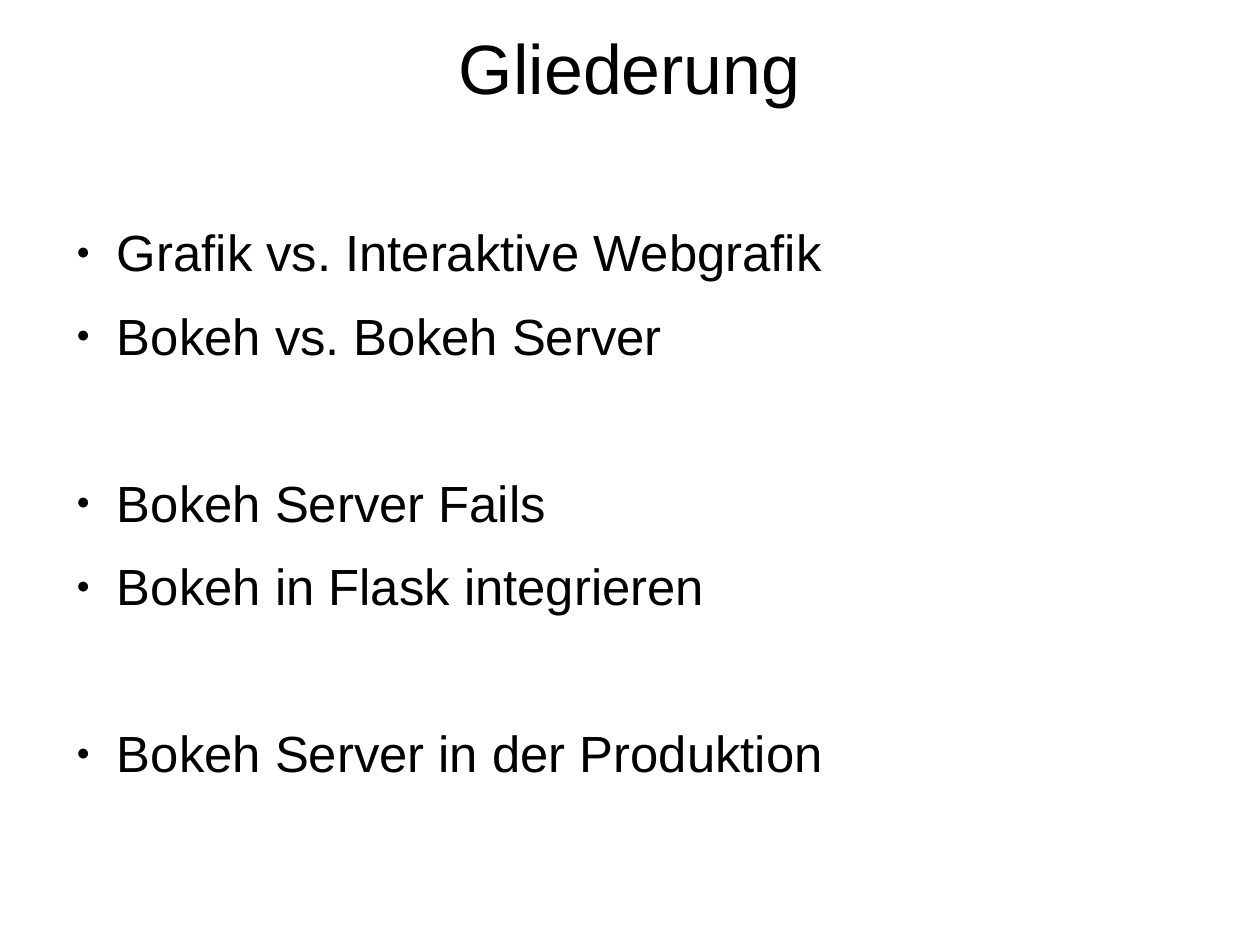
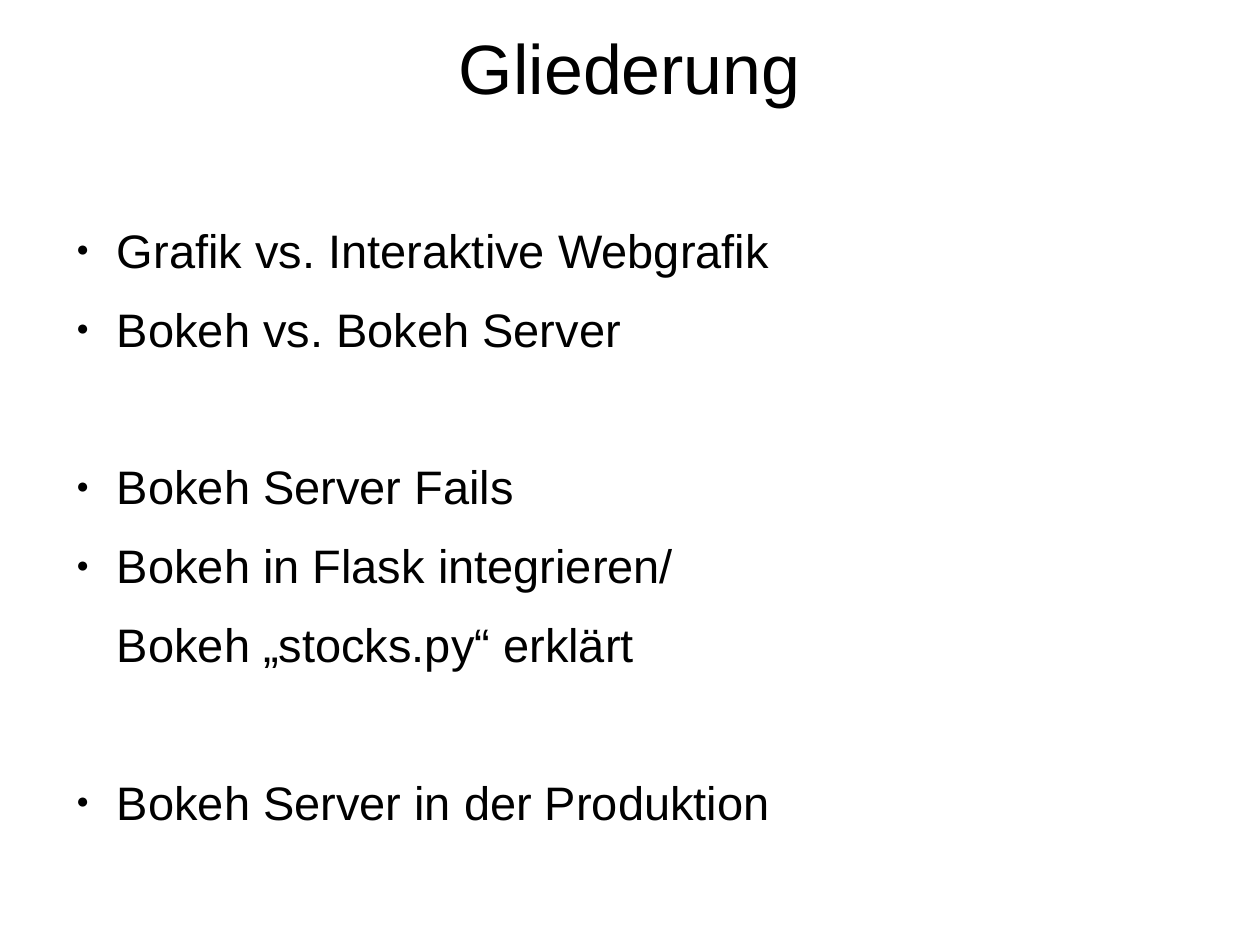
Before and after one commit to Inqbus/python_summit, a slide deck: slide 5 of vortrag/bokeh_sandra.odp (slide 3 before the commit). Drawn at 1260x945 pixels with LibreOffice and Linux fonts; fonts in the diff are those of the drawing. Boxes give left, top, right and bottom in pixels: in the first picture for what was removed or moved away, otherwise in the second. Text is boxed around its words. In the diff, an @@ line names an element or a change of style, - is before the commit and + after.

```diff
--- a/vortrag/bokeh_sandra.odp
+++ b/vortrag/bokeh_sandra.odp
@@ text at bbox=[117, 234, 770, 821]: size 32 to 29.6 pt in "Grafik vs. Interaktive Webgrafik", "Bokeh vs. Bokeh Server", "Bokeh Server Fails", "Bokeh Server in der Produktion" @@
@@ text at bbox=[117, 549, 673, 671]: text changed; size 32 to 29.6 pt @@
-● Bokeh in Flask integrieren
+● Bokeh in Flask integrieren/
+Bokeh „stocks.py“ erklärt
```
Also in this commit, not shown: 9 other slides changed, 4 slides added, 1 slide removed, 5 other files.
